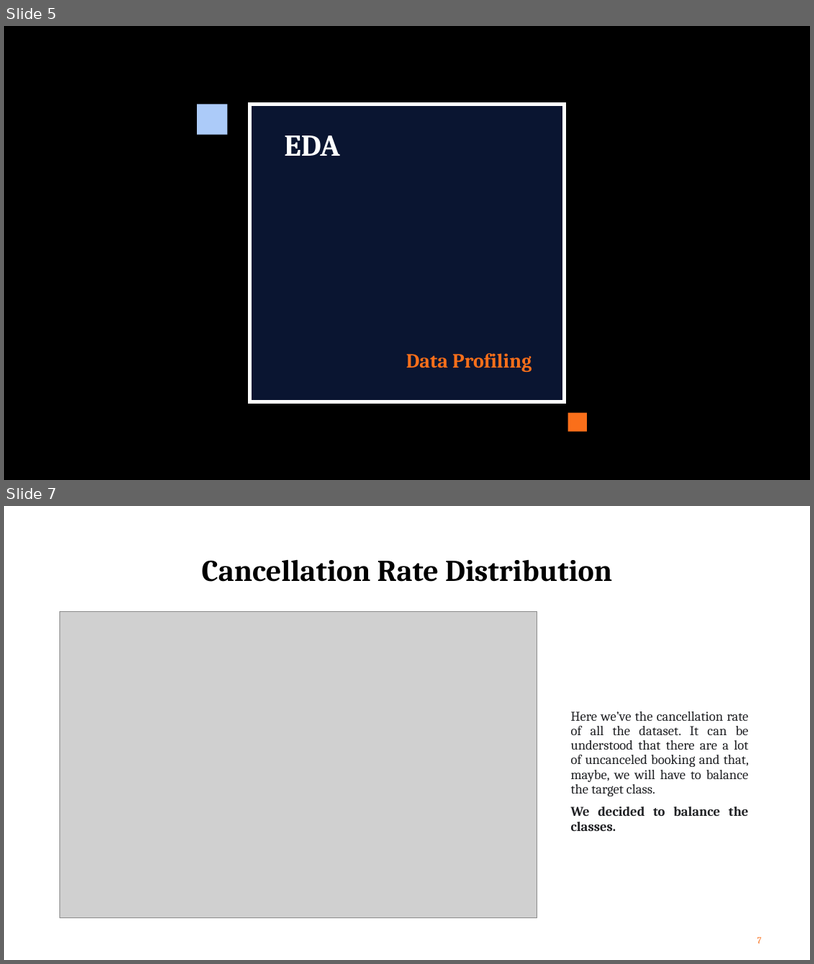
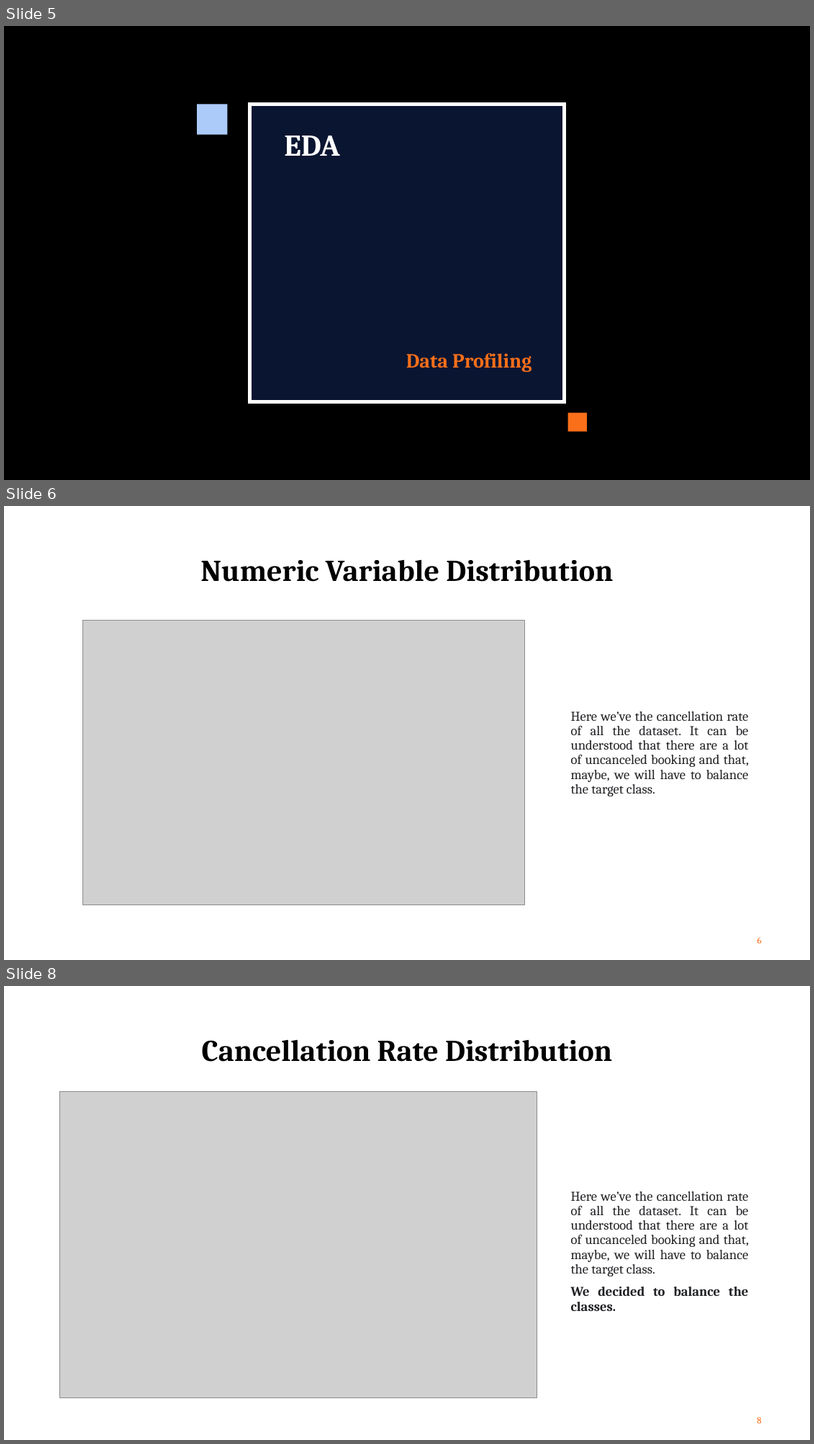
Before and after one commit to lucatesta-code/Hotel_Booking_Demand_ML, a slide deck: Hotel Bookind Demand.pptx. Shown one above the other, each under a label of ours: slides 5 and 7 before the commit, slides 5, 6 and 8 after it; the slides between them are not shown. The pictures are 814x964 and 814x1444 pixels, drawn with LibreOffice and Linux fonts; fonts in the diff are those of the drawing; grey boxes stand for pictures; background and template pictures are left out. Boxes give left, top, right and bottom in pixels: in the first picture for what was removed or moved away, otherwise in the second. Text is boxed around its words. In the diff, an @@ line names an element or a change of style, - is before the commit and + after.

```diff
--- a/Hotel Bookind Demand.pptx
+++ b/Hotel Bookind Demand.pptx
@@ slide 6 added at box(4, 506, 810, 960), background #FFFFFF; not listed: 1 template element that a slide beside it also shows @@
@@ title added at box(201, 559, 613, 582), 36 pt, text #000000, bold @@
+Numeric Variable Distribution
@@ picture added at box(82, 620, 525, 905) @@
@@ text added at box(571, 711, 749, 796), 16 pt, text #202124 @@
+Here we’ve the cancellation rate of all the dataset. It can be understood that there are a lot of uncanceled booking and that, maybe, we will have to balance the target class.
@@ what was slide 7 is now slide 8 @@
@@ page number at box(757, 1417, 761, 1423): text changed @@
-7
+8
```
Also in this commit, not shown: 2 slides changed, 1 other slide added, 1 slide removed, 14 other files.
